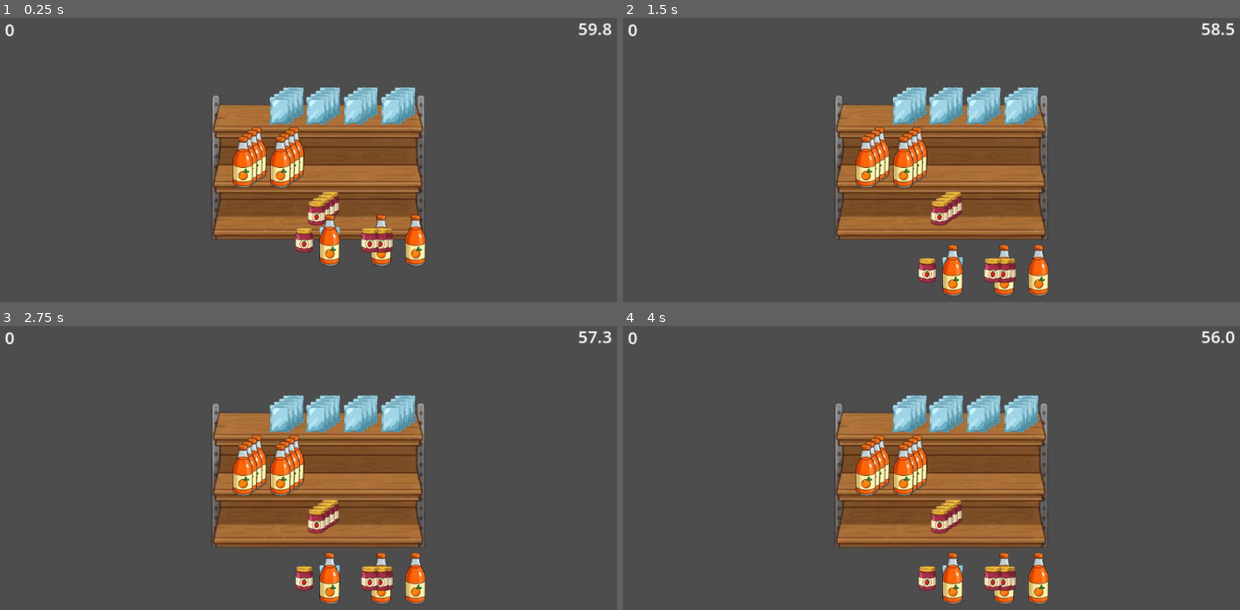
Above: before the commit, frames 1-4 (two rows, left to right).
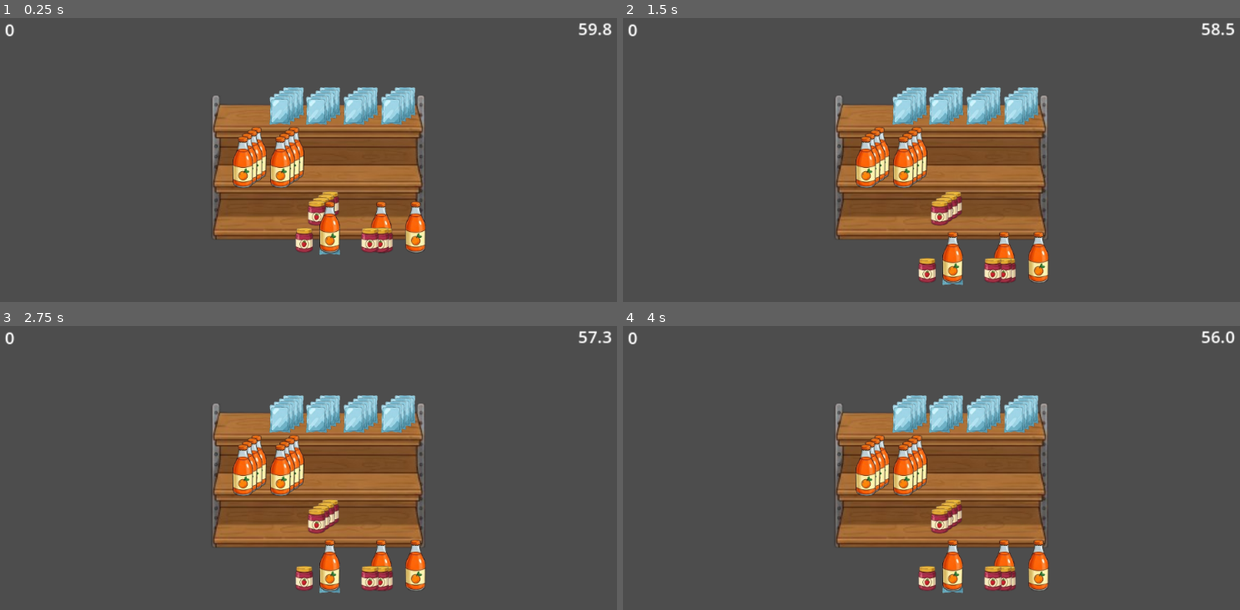
Above: after the commit, the same moments.

Repository: rockgem/dave-man-grocery-game
Game: Godot game, scene res://scenes/Main.tscn
The game is run twice, just before and just after one commit, with the same random seed, the same clock (stepped at 60 frames per second) and the same inputs.
Inputs (mouse positions are in pixels of both pictures, inside the frame that each line leads up to):
- Up to frame 1 (0.25 s): no input
- Up to frame 2 (1.5 s): move the mouse to (1079, 171) at 0.52 s; click (1079, 171) at 0.67 s; tap Enter at 1.25 s; drag from (801, 208) to (863, 111) at 1.27 s
- Up to frame 3 (2.75 s): tap Space at 2 s; move the mouse to (376, 414) at 2.02 s; click (376, 414) at 2.17 s
- Up to frame 4 (4 s): drag from (900, 573) to (900, 419) at 2.77 s; move the mouse to (1135, 553) at 3.52 s; click (1135, 553) at 3.67 s

The runs differ from the first frame. In frame 1, 1.5% of the frame differs, in the area x 51-69%, y 64-88%; in frame 2, 1.5%; in frame 3, 1.5%; in frame 4, 1.5%.
Error before the commit: Invalid access to property or key 'position' on a base object of type 'InputEventKey'. (res://actors/DraggableItem.gd:21)
Error after the commit: Invalid access to property or key 'position' on a base object of type 'InputEventKey'. (res://actors/DraggableItem.gd:25)

Commit message:
Update DraggableItem.gd

Diff:
--- a/actors/DraggableItem.gd
+++ b/actors/DraggableItem.gd
@@ -9,11 +9,15 @@
 
 func _ready() -> void:
 	match item_type:
-		0: $Sprite2D.texture = load('res://reso/items/milk.tres')
+		0:
+			$Sprite2D.texture = load('res://reso/items/milk.tres')
+			$Sprite2D.offset.y -= 16.0
 		1: $Sprite2D.texture = load('res://reso/items/bread.tres')
 		2: $Sprite2D.texture = load('res://reso/items/strawberry.tres')
 		3: $Sprite2D.texture = load('res://reso/items/sugar.tres')
-		5: $Sprite2D.texture = load('res://reso/items/orange.tres')
+		5:
+			$Sprite2D.texture = load('res://reso/items/orange.tres')
+			$Sprite2D.offset.y =- 26.0
 
 
 func _input(event: InputEvent) -> void:
